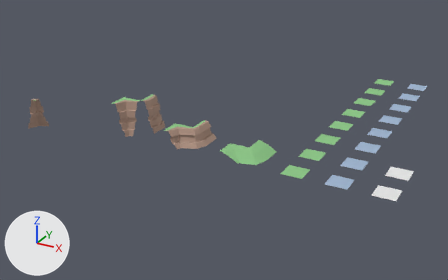
The Blender file client/static/tiles/tileset_generator/tileset_snow/terrain.blend, before and after one commit.
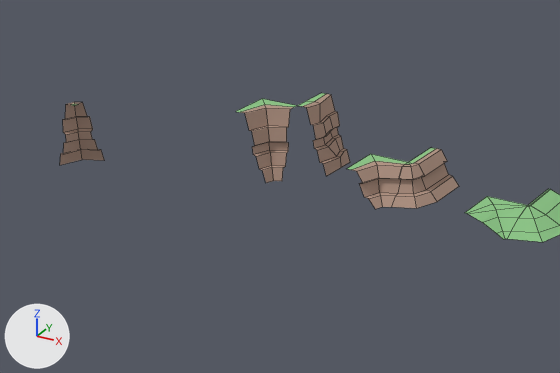
Each version is shown whole from a 50 mm camera at (33.7, -31.8, 18.1) aimed at (11.3, 8.9, -2.2), then close up on the part from 0% to 59% of the width and 18% to 81% of the height. The lights are fixed; the arrows at lower left show +X, +Y and +Z. Both versions are drawn at frame 22 of the action 'OutlineConvexAction'; the numbers are the values there. The close-ups show mesh edges as thin lines.

Names of what the first close-up shows: 'OutlineConcave', 'OutlineConcave.001', 'OutlineConcave.002', 'OutlineConcave.003', 'OutlineConcave.004', 'OutlineConcave.005', 'OutlineConcave.006', 'OutlineConvex', 'OutlineStraight'.
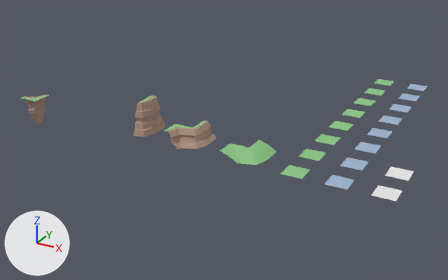
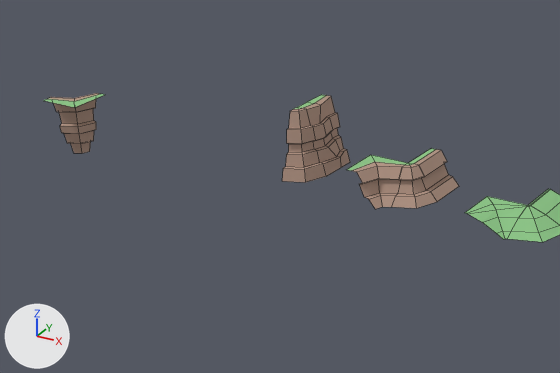
Pixel boxes [x1, y1, x2, y2] of what changed, in the close-ups (560 x 373 px):
```json
{"object": "OutlineConcave", "change": "moved, turned", "before": [236, 99, 297, 183], "after": [43, 93, 104, 153]}
{"object": "OutlineConvex", "change": "moved, turned", "before": [60, 102, 105, 165], "after": [282, 107, 326, 182]}
```

Scene script edits in JSON lines:
```json
{"op": "set", "path": "ob_outlineconcave.location", "old": "(6.75, 2.25, 0.0)", "new": "(0.0, 0.0, 0.0)"}
{"op": "set", "path": "ob_outlineconcave.rotation_euler", "old": "(0.0, 0.0, -6.283)", "new": "(0.0, 0.0, -3.142)", "note": "degrees (0, 0, -360) -> degrees (0, 0, -180)"}
{"op": "set", "path": "ob_outlineconvex.location", "old": "(0.0, 0.0, 0.0)", "new": "(8.25, 2.25, 0.0)"}
{"op": "set", "path": "ob_outlineconvex.rotation_euler", "old": "(0.0, 0.0, -3.142)", "new": "(0.0, 0.0, -6.283)", "note": "degrees (0, 0, -180) -> degrees (0, 0, -360)"}
```
